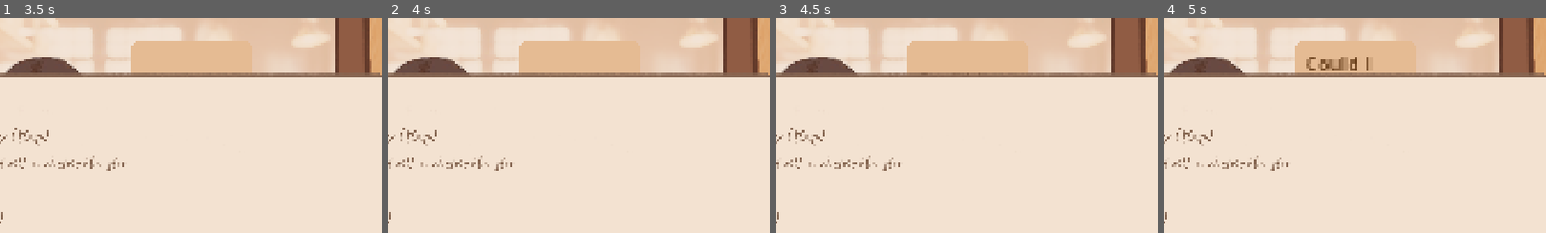
Above: before the commit, frames 1-4 (left to right).
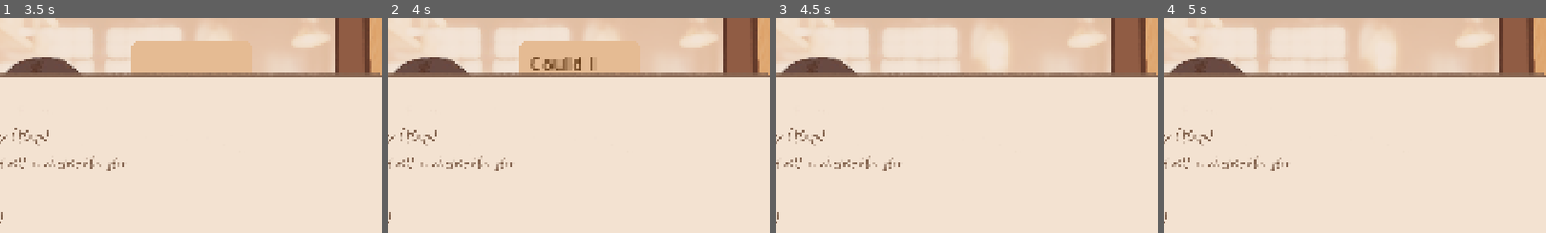
Above: after the commit, the same moments.

Repository: sanicatthedisco/brewing
Game: Godot game, scene res://Objects/main menu/main menu.tscn
The game is run twice, just before and just after one commit, with the same random seed, the same clock (stepped at 60 frames per second) and the same inputs.
Inputs (mouse positions are % of the whole screen's width and height, from its top left):
- Up to frame 1 (3.5 s): click (48, 76) at 0.5 s; drag from (6, 61) to (12, 30) at 1.27 s; drag from (93, 63) to (6, 61) at 2.02 s; move the mouse to (60, 28) at 2.77 s; hold Space (advance_dialog) from 2.78 s (still down); click (60, 28) at 2.92 s
- Up to frame 2 (4 s): release Space (advance_dialog) at 3.5 s; drag from (45, 70) to (7, 84) at 3.52 s
- Up to frame 3 (4.5 s): move the mouse to (80, 65) at 4.27 s; hold Space (advance_dialog) from 4.28 s (still down); click (80, 65) at 4.42 s
- Up to frame 4 (5 s): keep holding Space (advance_dialog)
The pictures show only the part of the screen within x 32-82%, y 0-50%; the shares and areas given below are measured in that part.

Frame 1 is identical in both runs. In frame 2, 0.6% of the frame differs, in the area x 37-54%, y 18-25%; in frame 3, 3.9%; in frame 4, 4.0%, in the area x 34-66%, y 10-26%.

Commit message:
fixed

Diff:
--- /dev/null
+++ b/Objects/Characters/Adam/Adam.tscn
@@ -0,0 +1,5 @@
+[gd_scene format=3 uid="uid://bfsleojhdq3h3"]
+
+[ext_resource type="PackedScene" uid="uid://f6q3hscdopp7" path="res://Objects/Characters/Character.tscn" id="1_qpsve"]
+
+[node name="Adam" unique_id=1050556539 instance=ExtResource("1_qpsve")]
--- a/Objects/Dialogue/Characters/Character.tscn
+++ b/Objects/Characters/Character.tscn
@@ -1,6 +1,6 @@
 [gd_scene format=3 uid="uid://f6q3hscdopp7"]
 
-[ext_resource type="Script" uid="uid://cbdbu3qkiwe6f" path="res://Objects/Dialogue/Characters/Adam/adam.gd" id="1_1t1e8"]
+[ext_resource type="Script" uid="uid://cbdbu3qkiwe6f" path="res://Objects/Characters/Adam/adam.gd" id="1_1t1e8"]
 [ext_resource type="Texture2D" uid="uid://cva8hres8vye0" path="res://Assets/Sprites/char_transparent.png" id="1_4fqcr"]
 
 [sub_resource type="SpriteFrames" id="SpriteFrames_l0epr"]
--- a/Objects/Dialogue/Characters/Eve/eve.tscn
+++ b/Objects/Characters/Eve/Eve.tscn
@@ -1,9 +1,10 @@
 [gd_scene format=3 uid="uid://ug1vtyqj5qob"]
 
-[ext_resource type="PackedScene" uid="uid://f6q3hscdopp7" path="res://Objects/Dialogue/Characters/Character.tscn" id="1_y8dgu"]
+[ext_resource type="PackedScene" uid="uid://f6q3hscdopp7" path="res://Objects/Characters/Character.tscn" id="1_y8dgu"]
+[ext_resource type="Script" uid="uid://boohjg8mwjur5" path="res://Objects/Characters/Eve/eve.gd" id="2_4vryw"]
 [ext_resource type="Texture2D" uid="uid://bkiiiu67oen28" path="res://Assets/Sprites/eve.png" id="2_ivl45"]
 
-[sub_resource type="SpriteFrames" id="SpriteFrames_0soh5"]
+[sub_resource type="SpriteFrames" id="SpriteFrames_ae8ih"]
 resource_local_to_scene = true
 animations = [{
 "frames": [{
@@ -16,8 +17,9 @@
 }]
 
 [node name="Eve" unique_id=1050556539 instance=ExtResource("1_y8dgu")]
+script = ExtResource("2_4vryw")
 
 [node name="AnimatedSprite2D" parent="." index="0" unique_id=427216875]
 position = Vector2(358, 626)
 scale = Vector2(0.9, 0.9)
-sprite_frames = SubResource("SpriteFrames_0soh5")
+sprite_frames = SubResource("SpriteFrames_ae8ih")
--- a/Objects/Dialogue/Characters/Kid/Kid.tscn
+++ b/Objects/Characters/Kid/Kid.tscn
@@ -1,8 +1,8 @@
 [gd_scene format=3 uid="uid://djoo76h5c1inr"]
 
-[ext_resource type="PackedScene" uid="uid://f6q3hscdopp7" path="res://Objects/Dialogue/Characters/Character.tscn" id="1_bvv6f"]
+[ext_resource type="PackedScene" uid="uid://f6q3hscdopp7" path="res://Objects/Characters/Character.tscn" id="1_bvv6f"]
 [ext_resource type="Texture2D" uid="uid://brtohkfcoaraf" path="res://Assets/Sprites/kid.png" id="2_3wgxj"]
-[ext_resource type="Script" uid="uid://5527mtppfjgh" path="res://Objects/Dialogue/Characters/Kid/kid.gd" id="2_kb8mx"]
+[ext_resource type="Script" uid="uid://5527mtppfjgh" path="res://Objects/Characters/Kid/kid.gd" id="2_kb8mx"]
 
 [sub_resource type="SpriteFrames" id="SpriteFrames_kb8mx"]
 resource_local_to_scene = true
--- a/Objects/Dialogue/Characters/Adam/Adam.tscn
+++ /dev/null
@@ -1,5 +0,0 @@
-[gd_scene format=3 uid="uid://bfsleojhdq3h3"]
-
-[ext_resource type="PackedScene" uid="uid://f6q3hscdopp7" path="res://Objects/Dialogue/Characters/Character.tscn" id="1_qpsve"]
-
-[node name="Adam" unique_id=1050556539 instance=ExtResource("1_qpsve")]
--- a/Objects/Dialogue/text_box.gd
+++ b/Objects/Dialogue/text_box.gd
@@ -8,8 +8,8 @@
 var text = ""
 var letter_index = 0
 
-var letter_time = 0.03
-var space_time = 0.06
+var letter_time = 0.01
+var space_time = 0.01
 var punctuation_time = 0.2
 
 
--- a/Objects/OrderManager.tscn
+++ b/Objects/OrderManager.tscn
@@ -1,9 +1,9 @@
 [gd_scene format=3 uid="uid://cn3he6bdr5xei"]
 
 [ext_resource type="Script" uid="uid://die33n3hlt2cu" path="res://Objects/order_manager.gd" id="1_02wla"]
-[ext_resource type="PackedScene" uid="uid://ug1vtyqj5qob" path="res://Objects/Dialogue/Characters/Eve/eve.tscn" id="2_g2qc7"]
-[ext_resource type="PackedScene" uid="uid://djoo76h5c1inr" path="res://Objects/Dialogue/Characters/Kid/Kid.tscn" id="2_ptoth"]
-[ext_resource type="PackedScene" uid="uid://bfsleojhdq3h3" path="res://Objects/Dialogue/Characters/Adam/Adam.tscn" id="3_g2qc7"]
+[ext_resource type="PackedScene" uid="uid://ug1vtyqj5qob" path="res://Objects/Characters/Eve/Eve.tscn" id="2_g2qc7"]
+[ext_resource type="PackedScene" uid="uid://djoo76h5c1inr" path="res://Objects/Characters/Kid/Kid.tscn" id="2_ptoth"]
+[ext_resource type="PackedScene" uid="uid://bfsleojhdq3h3" path="res://Objects/Characters/Adam/Adam.tscn" id="3_g2qc7"]
 
 [node name="OrderManager" type="Node2D" unique_id=1788546562]
 script = ExtResource("1_02wla")
--- a/Resources/order.gd
+++ b/Resources/order.gd
@@ -2,7 +2,7 @@
 
 var amount: float
 var contents: Dictionary[Ingredient, float]
-var garnish_name: String
+var garnish_name
 
 func _init(p_amount: float, p_contents: Dictionary[Ingredient, float], p_garnish_name = null):
 	amount = p_amount
--- a/main.tscn
+++ b/main.tscn
@@ -3,10 +3,10 @@
 [ext_resource type="PackedScene" uid="uid://chxk2ct451rqe" path="res://Objects/Table.tscn" id="1_0xm2m"]
 [ext_resource type="PackedScene" uid="uid://bqepkful3ipox" path="res://Objects/Machines/EspressoMachine.tscn" id="1_7mycd"]
 [ext_resource type="PackedScene" uid="uid://cn3he6bdr5xei" path="res://Objects/OrderManager.tscn" id="1_w48qg"]
-[ext_resource type="PackedScene" uid="uid://bfsleojhdq3h3" path="res://Objects/Dialogue/Characters/Adam/Adam.tscn" id="1_ycdy4"]
-[ext_resource type="PackedScene" uid="uid://djoo76h5c1inr" path="res://Objects/Dialogue/Characters/Kid/Kid.tscn" id="2_lswn8"]
+[ext_resource type="PackedScene" uid="uid://bfsleojhdq3h3" path="res://Objects/Characters/Adam/Adam.tscn" id="1_ycdy4"]
+[ext_resource type="PackedScene" uid="uid://djoo76h5c1inr" path="res://Objects/Characters/Kid/Kid.tscn" id="2_lswn8"]
 [ext_resource type="PackedScene" uid="uid://bygno35u5nyh5" path="res://Objects/Containers/Glass/Glass.tscn" id="4_1bvp3"]
-[ext_resource type="PackedScene" uid="uid://ug1vtyqj5qob" path="res://Objects/Dialogue/Characters/Eve/eve.tscn" id="4_a6jrf"]
+[ext_resource type="PackedScene" uid="uid://ug1vtyqj5qob" path="res://Objects/Characters/Eve/Eve.tscn" id="4_a6jrf"]
 [ext_resource type="PackedScene" uid="uid://scot3pwockud" path="res://Objects/Ingredients/Garnish/ElectricStar.tscn" id="4_w48qg"]
 [ext_resource type="Texture2D" uid="uid://dfq1i8k4reyxm" path="res://Assets/Sprites/Background/workspace_background.png" id="5_7mycd"]
 [ext_resource type="Texture2D" uid="uid://bmofnrcfunynj" path="res://Assets/Sprites/Background/register.png" id="5_ycdy4"]
@@ -66,7 +66,7 @@
 
 [node name="OrderManager" parent="." unique_id=1788546562 node_paths=PackedStringArray("serving_mat", "glass") instance=ExtResource("1_w48qg")]
 serving_mat = NodePath("../Surfaces/ServingMat")
-character_scenes = Array[PackedScene]([ExtResource("1_ycdy4"), ExtResource("4_a6jrf"), ExtResource("2_lswn8")])
+character_scenes = Array[PackedScene]([ExtResource("1_ycdy4"), ExtResource("2_lswn8"), ExtResource("4_a6jrf")])
 glass = NodePath("../Cups/Glass2")
 
 [node name="EspressoMachine" parent="." unique_id=1054846614 instance=ExtResource("1_7mycd")]
Renamed: Objects/Dialogue/Characters/Adam/adam.gd -> Objects/Characters/Adam/adam.gd
Renamed: Objects/Dialogue/Characters/Adam/adam.gd.uid -> Objects/Characters/Adam/adam.gd.uid
Renamed: Objects/Dialogue/Characters/Eve/eve.gd -> Objects/Characters/Eve/eve.gd
Renamed: Objects/Dialogue/Characters/Eve/eve.gd.uid -> Objects/Characters/Eve/eve.gd.uid
Renamed: Objects/Dialogue/Characters/Kid/kid.gd -> Objects/Characters/Kid/kid.gd
Renamed: Objects/Dialogue/Characters/Kid/kid.gd.uid -> Objects/Characters/Kid/kid.gd.uid
Renamed: Objects/Dialogue/Characters/character.gd -> Objects/Characters/character.gd
Renamed: Objects/Dialogue/Characters/character.gd.uid -> Objects/Characters/character.gd.uid
Not shown: 4 places in main.tscn that only renumber resources
Not shown, added: Objects/Characters/Character.tscn928265399.tmp
